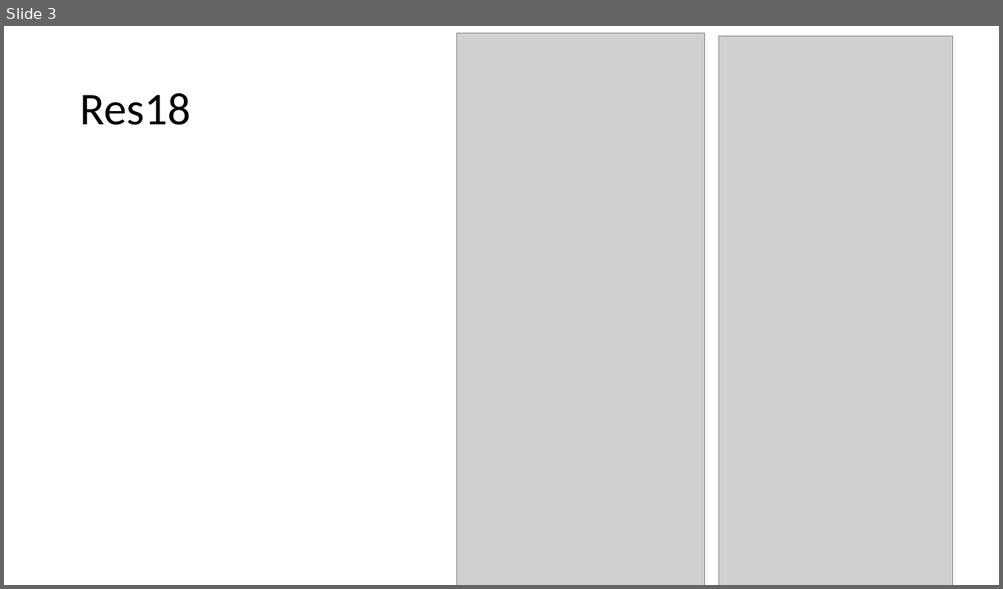
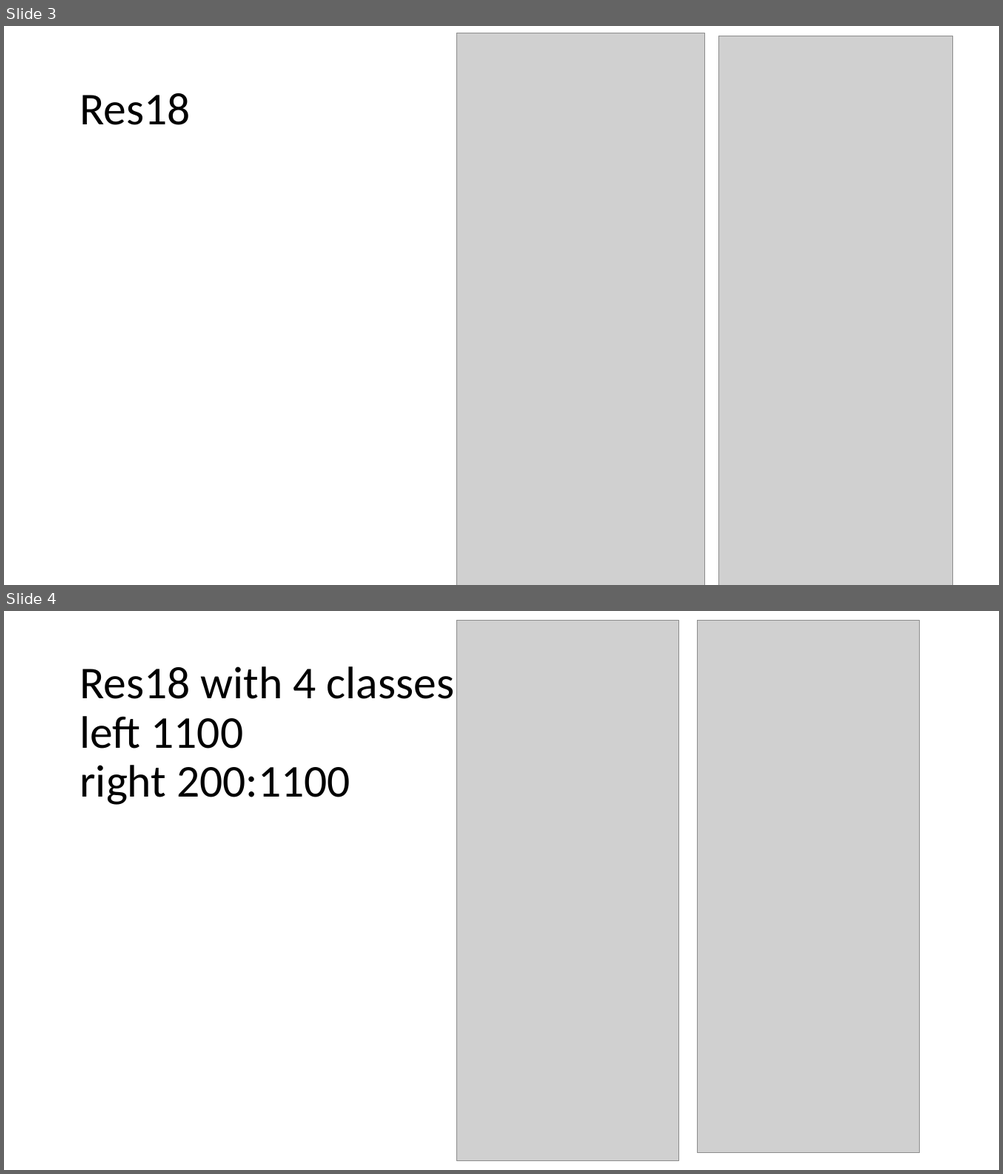
Before and after one commit to crashingstar/FYP, a slide deck: REsults.pptx. Shown one above the other, each under a label of ours: slide 3 before the commit, slides 3 and 4 after it. The pictures are 1003x589 and 1003x1174 pixels, drawn with LibreOffice and Linux fonts; fonts in the diff are those of the drawing; grey boxes stand for pictures. Boxes give left, top, right and bottom in pixels: in the first picture for what was removed or moved away, otherwise in the second. Text is boxed around its words. In the diff, an @@ line names an element or a change of style, - is before the commit and + after.

Commit message:
reach more than 90% with 4 classes

```diff
--- a/REsults.pptx
+++ b/REsults.pptx
@@ slide 4 added at [4, 611, 999, 1170], background #FFFFFF @@
@@ picture added at [457, 621, 679, 1162] @@
@@ picture added at [697, 621, 919, 1153] @@
@@ title added at [79, 667, 454, 805], 44 pt, text #000000 @@
+Res18 with 4 classes
+left 1100
+right 200:1100
```
Also in this commit, not shown: 1 other slide added, 1 other file.
